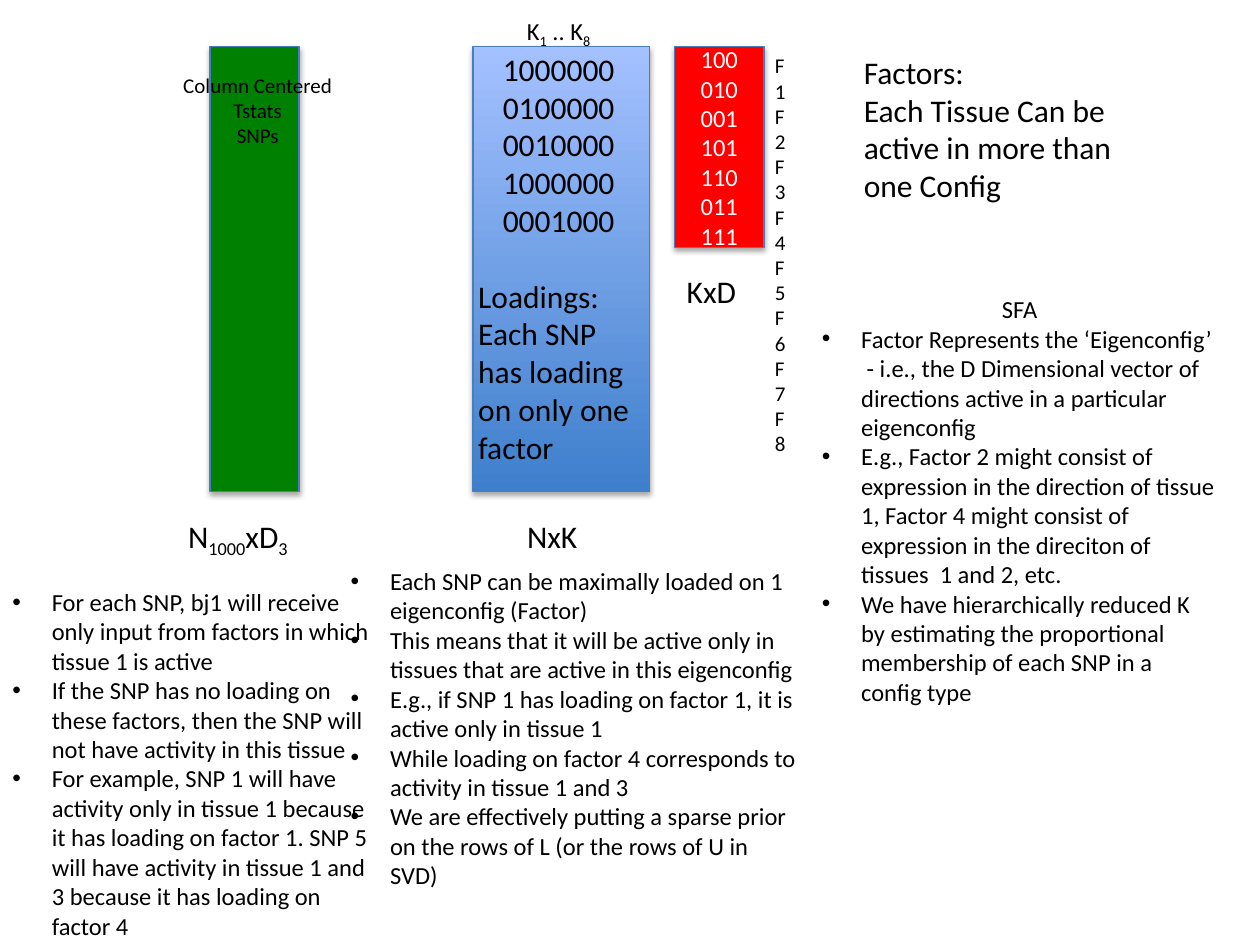
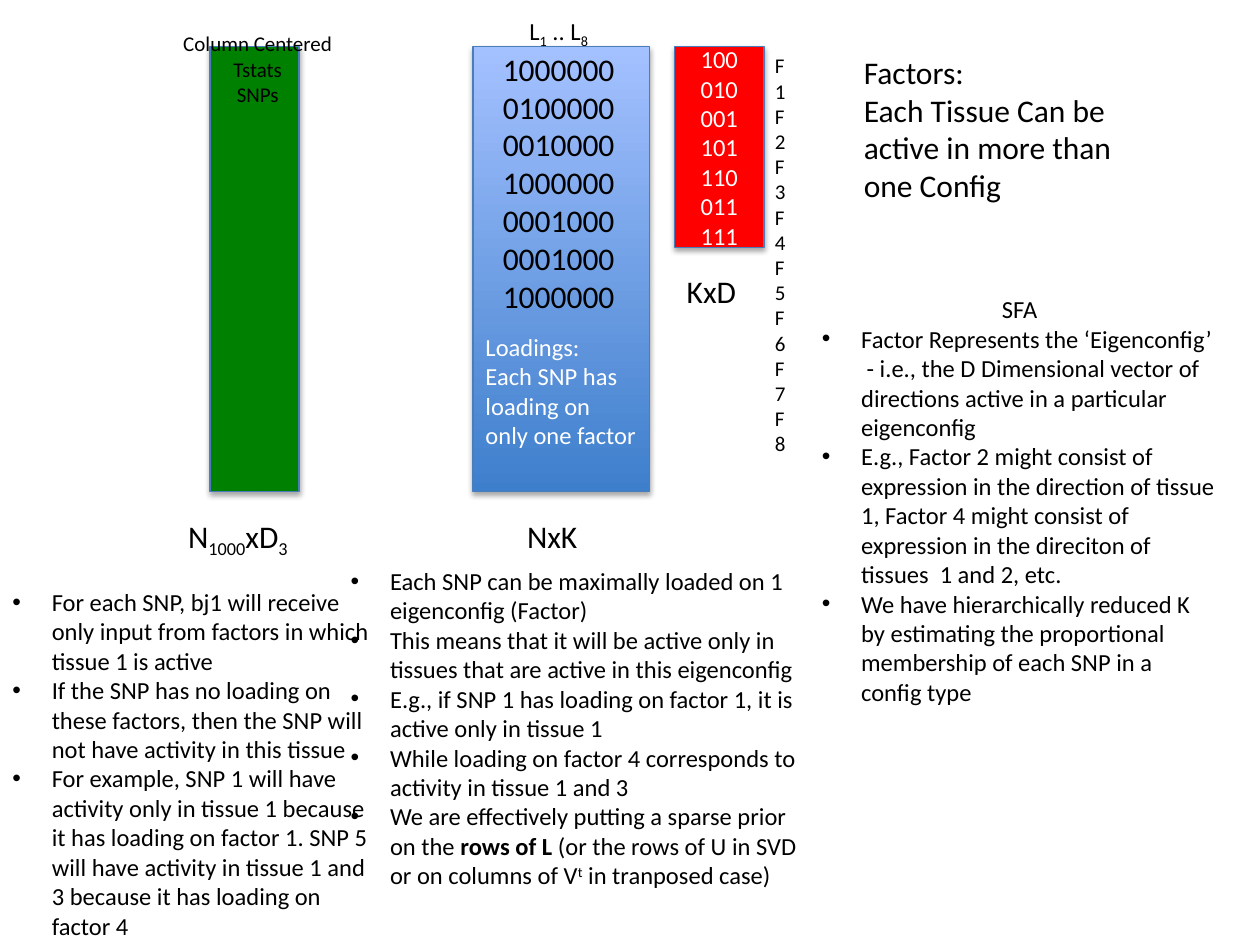
Before and after one commit to surbut/beta_mix_prior, a slide deck: slide 1 of SVDPCA.pptx. Drawn at 1260x945 pixels with LibreOffice and Linux fonts; fonts in the diff are those of the drawing. Boxes give left, top, right and bottom in pixels: in the first picture for what was removed or moved away, otherwise in the second. Text is boxed around its words. In the diff, an @@ line names an element or a change of style, - is before the commit and + after.

```diff
--- a/SVDPCA.pptx
+++ b/SVDPCA.pptx
@@ text "Column Centered": place and size @@
-text "Column Centered" at [183, 75, 332, 143]
+text "Column Centered" at [183, 36, 332, 102]
@@ text at [503, 60, 615, 309]: text changed @@
-K1 .. K8
+L1 .. L8
@@ text at [503, 249, 615, 309]: text changed @@
-Loadings:
-Each SNP has loading on only one factor
+0001000
+1000000
@@ text added at [485, 339, 636, 448], 14 pt, text #FFFFFF @@
+Loadings:
+Each SNP has loading on only one factor
@@ text at [390, 808, 796, 888]: text changed @@
-• We are effectively putting a sparse prior on the rows of L (or the rows of U in SVD)
+• We are effectively putting a sparse prior on the rows of L (or the rows of U in SVD or on columns of Vt in tranposed case)
```
Also in this commit, not shown: 2 other slides changed, 1 slide added, 4 other files.
